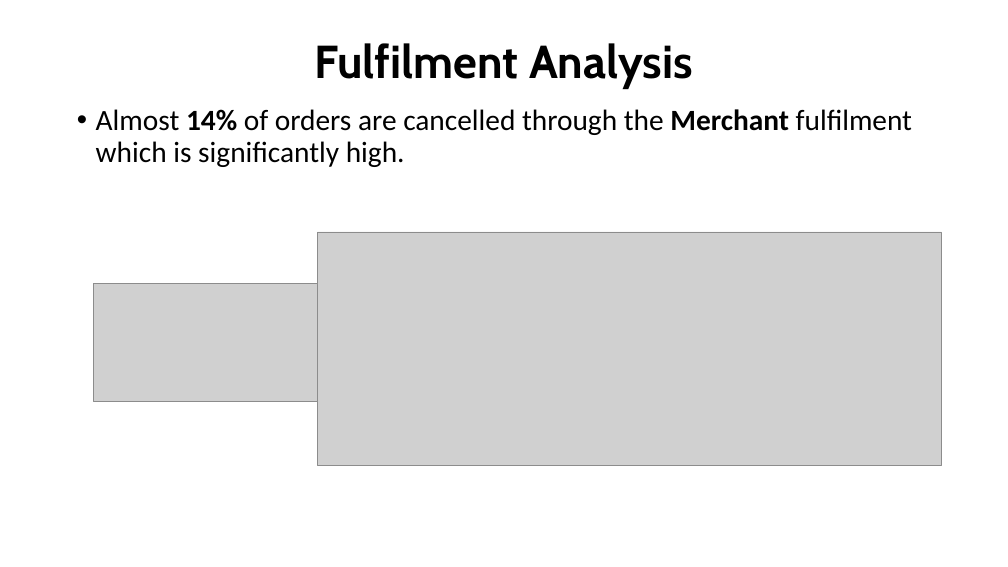
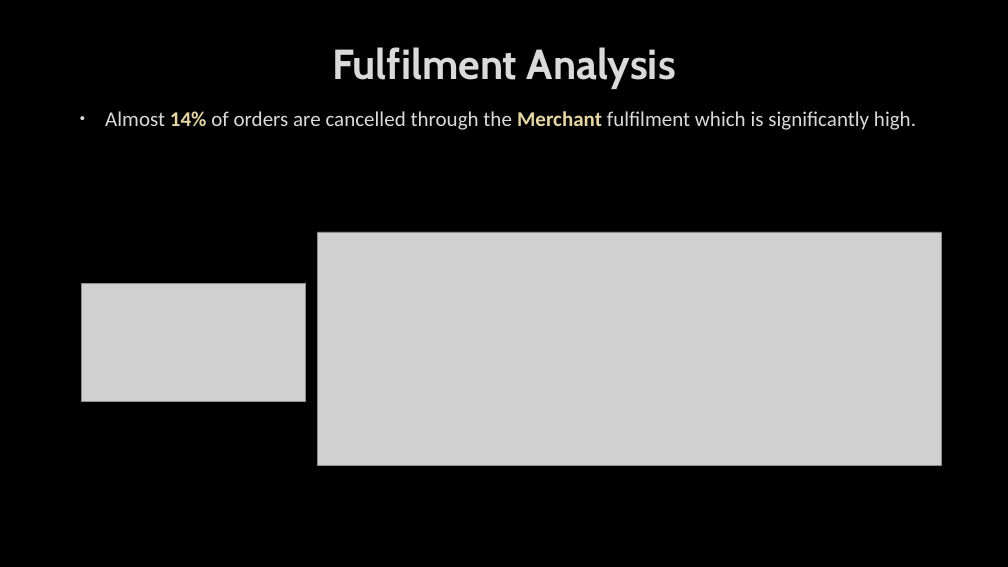
Before and after one commit to saikrishnatandasi/amazon-innobyte, a slide deck: slide 15 of Amazon Sales Analysis.pptx. Drawn at 1008x567 pixels with LibreOffice and Linux fonts; fonts in the diff are those of the drawing; grey boxes stand for pictures; background and template pictures are left out. Boxes give left, top, right and bottom in pixels: in the first picture for what was removed or moved away, otherwise in the second. Text is boxed around its words. In the diff, an @@ line names an element or a change of style, - is before the commit and + after.

```diff
--- a/Amazon Sales Analysis.pptx
+++ b/Amazon Sales Analysis.pptx
@@ background #FFFFFF to picture (left out) @@
@@ title "Fulfilment Analysis" at box(332, 47, 676, 89): size 44 to 40 pt, text colour #000000 to #DADADA, letter outline none to #404040 0.75 pt; line spacing 0.9 to 1 @@
@@ text "Almost 14% of orders are ..." at box(105, 111, 916, 130): size 28 to 20 pt, letter outline none to #404040 0.75 pt; text colour #000000 to #DADADA in "Almost of orders are cancelled through the ..."; text colour #000000 to #E5D6A4 in "14% Merchant"; indent changed; line spacing 0.9 to 1 @@
@@ picture: place and size @@
-picture at box(93, 284, 318, 402)
+picture at box(81, 284, 306, 402)
```
Also in this commit, not shown: 15 other slides changed, 2 slides added, 1 other file.
